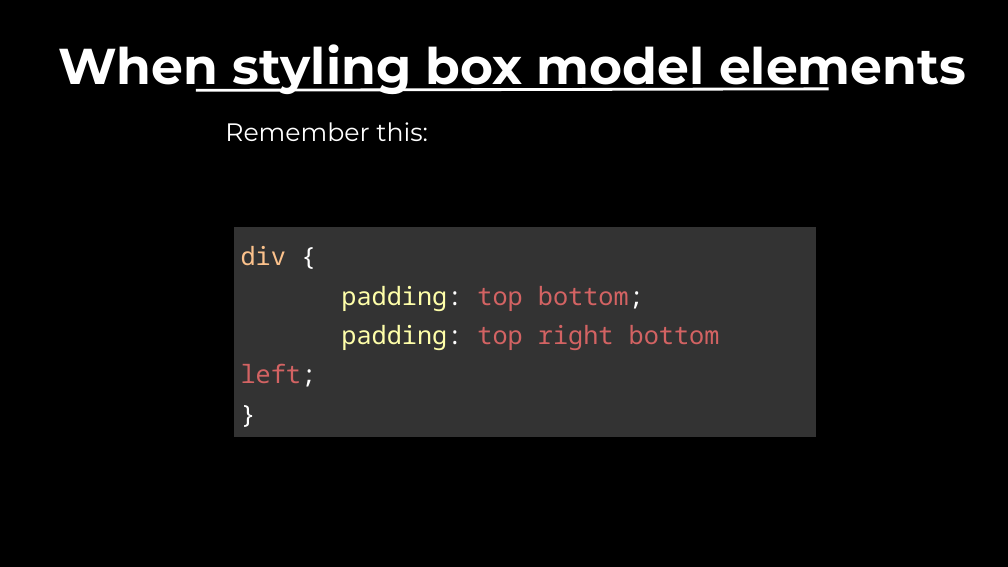
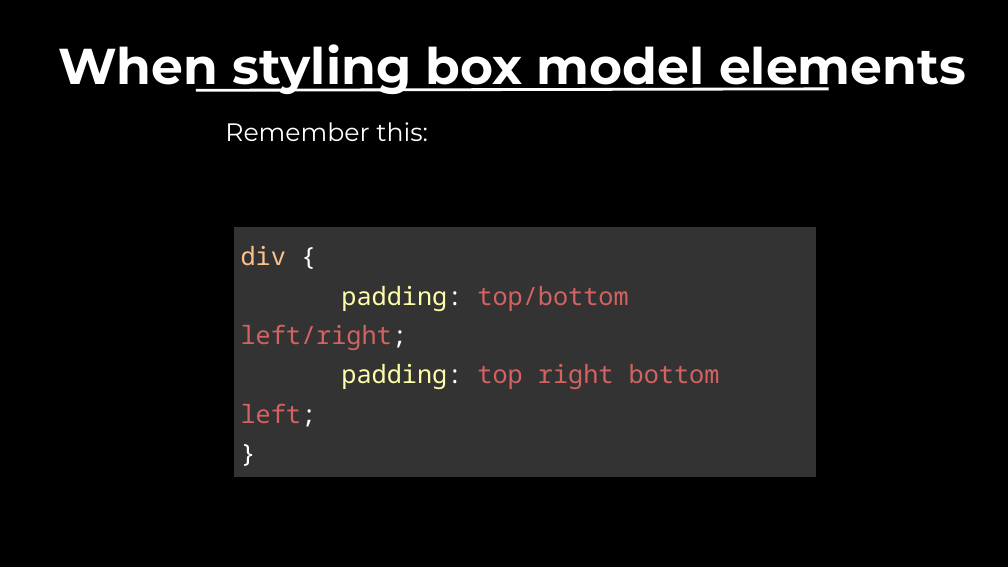
Before and after one commit to brmayes/jour352, a slide deck: slide 29 of _classes/class-4/css-2.pptx. Drawn at 1008x567 pixels with LibreOffice and Linux fonts; fonts in the diff are those of the drawing. Boxes give left, top, right and bottom in pixels: in the first picture for what was removed or moved away, otherwise in the second. Text is boxed around its words. In the diff, an @@ line names an element or a change of style, - is before the commit and + after.

```diff
--- a/_classes/class-4/css-2.pptx
+++ b/_classes/class-4/css-2.pptx
@@ table at (x1=234, y1=227, x2=816, y2=431) @@
-row 1, column 1: div { padding: top bottom; padding: top right bottom left; / }
+row 1, column 1: div { padding: top/bottom left/right; padding: top right bottom left; / }
```
Also in this commit, not shown: 21 other slides changed, 17 other files.
